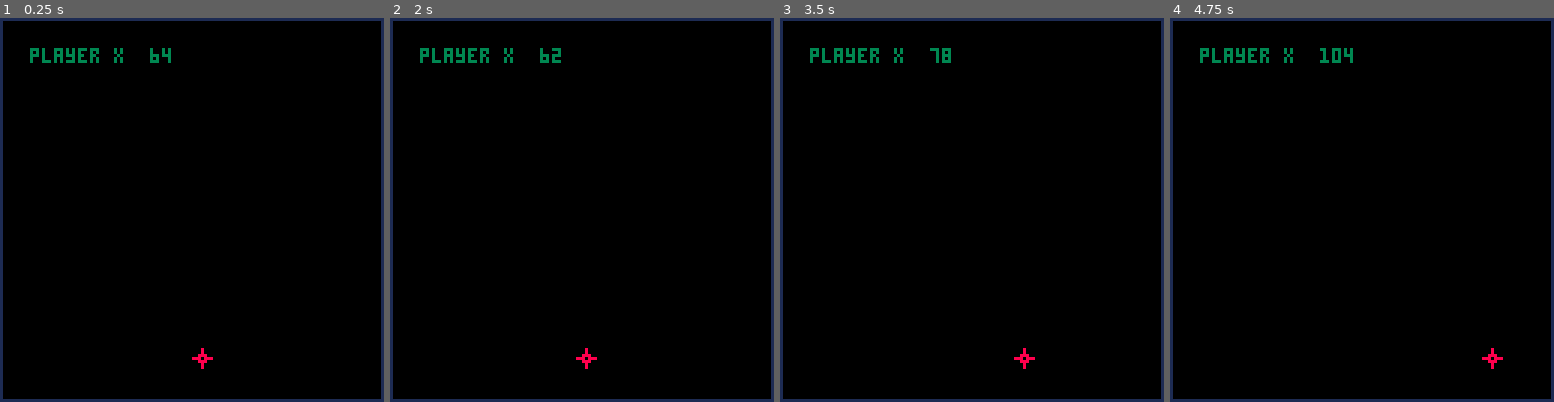
Above: before the commit, frames 1-4 (left to right).
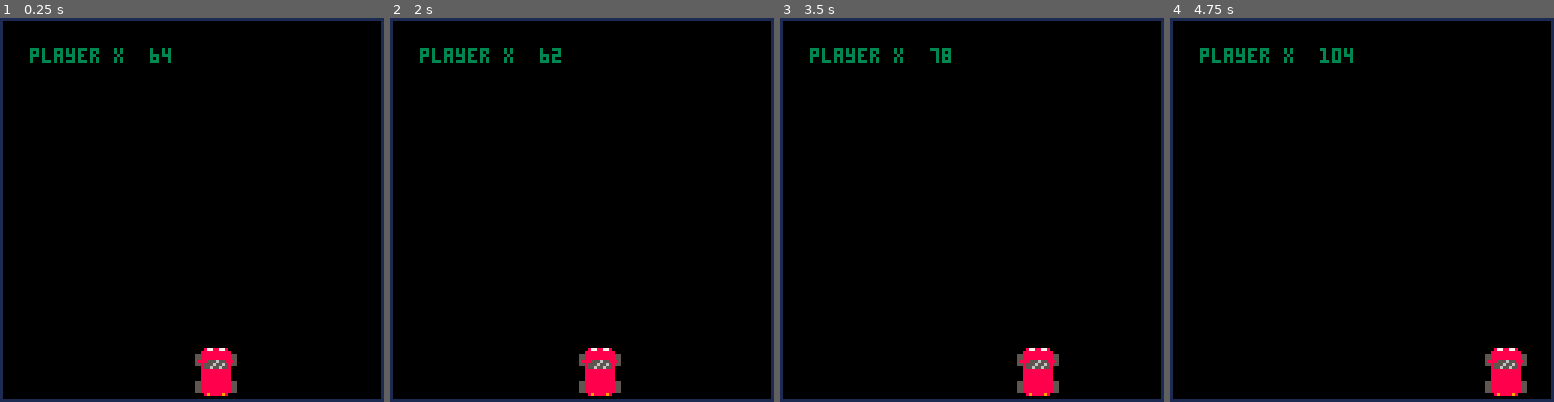
Above: after the commit, the same moments.

Repository: rogmed/pico1
Game: PICO-8 cartridge juego1.p8
Two runs of this game, one before a commit and one after it. Both use one fixed random seed, a clock stepped at 60 frames per second and the inputs below.
Inputs:
- Up to frame 1 (0.25 s): no input
- Up to frame 2 (2 s): hold Left from 1.97 s (still down)
- Up to frame 3 (3.5 s): release Left at 2.37 s; hold Right from 2.87 s (still down)
- Up to frame 4 (4.75 s): release Right at 3.53 s; hold Right 4.13-4.53 s

The runs differ from the first frame. In frame 1, 1.1% of the frame differs, in the area x 50-62%, y 85-99%; in frame 2, 1.1%; in frame 3, 1.1%; in frame 4, 1.1%.

Commit message:
Sprite coche
Como la última, pero con el sprite del coche esta vez de verdad

Diff:
--- a/juego1.p8
+++ b/juego1.p8
@@ -31,10 +30,19 @@
 end
 
 __gfx__
-00000000000800000000000000000000000000000000000000000000000000000000000000000000000000000000000000000000000000000000000000000000
-00000000000800000000000000000000000000000000000000000000000000000000000000000000000000000000000000000000000000000000000000000000
-00700700008880000000000000000000000000000000000000000000000000000000000000000000000000000000000000000000000000000000000000000000
-00077000888088800000000000000000000000000000000000000000000000000000000000000000000000000000000000000000000000000000000000000000
-00077000008880000000000000000000000000000000000000000000000000000000000000000000000000000000000000000000000000000000000000000000
-00700700000800000000000000000000000000000000000000000000000000000000000000000000000000000000000000000000000000000000000000000000
-00000000000800000000000000000000000000000000000000000000000000000000000000000000000000000000000000000000000000000000000000000000
+00000000000087788778000000000000000000000000000000000000000000000000000000000000000000000000000000000000000000000000000000000000
+00000000000888888888800000000000000000000000000000000000000000000000000000000000000000000000000000000000000000000000000000000000
+00700700055888888888855000000000000000000000000000000000000000000000000000000000000000000000000000000000000000000000000000000000
+00077000055888888888855000000000000000000000000000000000000000000000000000000000000000000000000000000000000000000000000000000000
+00077000058885556558885000000000000000000000000000000000000000000000000000000000000000000000000000000000000000000000000000000000
+00700700055855565565855000000000000000000000000000000000000000000000000000000000000000000000000000000000000000000000000000000000
+00000000000855655655800000000000000000000000000000000000000000000000000000000000000000000000000000000000000000000000000000000000
+00000000000888888888800000000000000000000000000000000000000000000000000000000000000000000000000000000000000000000000000000000000
+00000000000888888888800000000000000000000000000000000000000000000000000000000000000000000000000000000000000000000000000000000000
+00000000000888888888800000000000000000000000000000000000000000000000000000000000000000000000000000000000000000000000000000000000
+00000000000888888888800000000000000000000000000000000000000000000000000000000000000000000000000000000000000000000000000000000000
+00000000055888888888855000000000000000000000000000000000000000000000000000000000000000000000000000000000000000000000000000000000
+00000000055888888888855000000000000000000000000000000000000000000000000000000000000000000000000000000000000000000000000000000000
+00000000055888888888855000000000000000000000000000000000000000000000000000000000000000000000000000000000000000000000000000000000
+00000000055888888888855000000000000000000000000000000000000000000000000000000000000000000000000000000000000000000000000000000000
+00000000000089888898000000000000000000000000000000000000000000000000000000000000000000000000000000000000000000000000000000000000
Not shown, added: juego1.p8.bak
